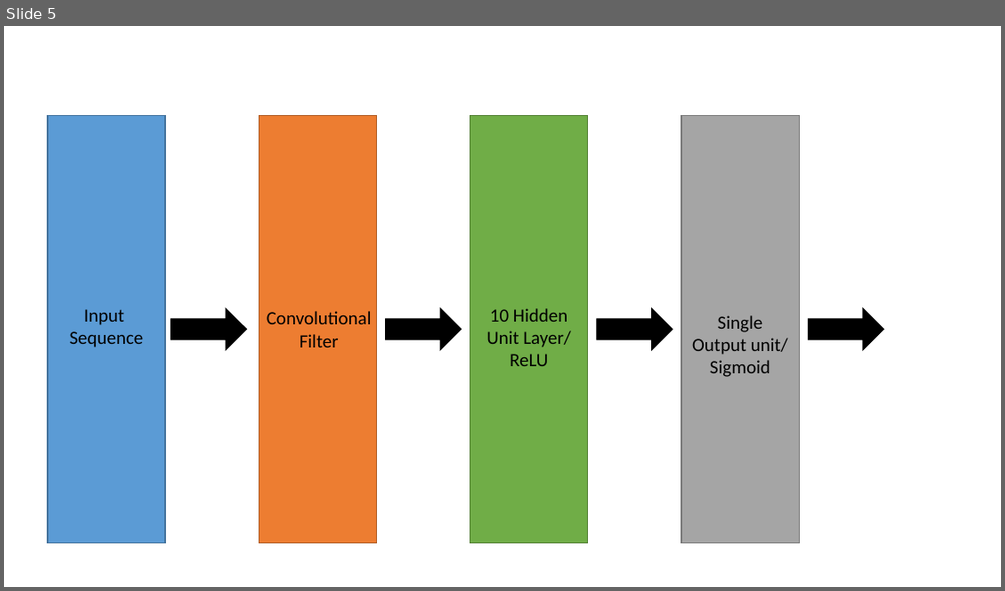
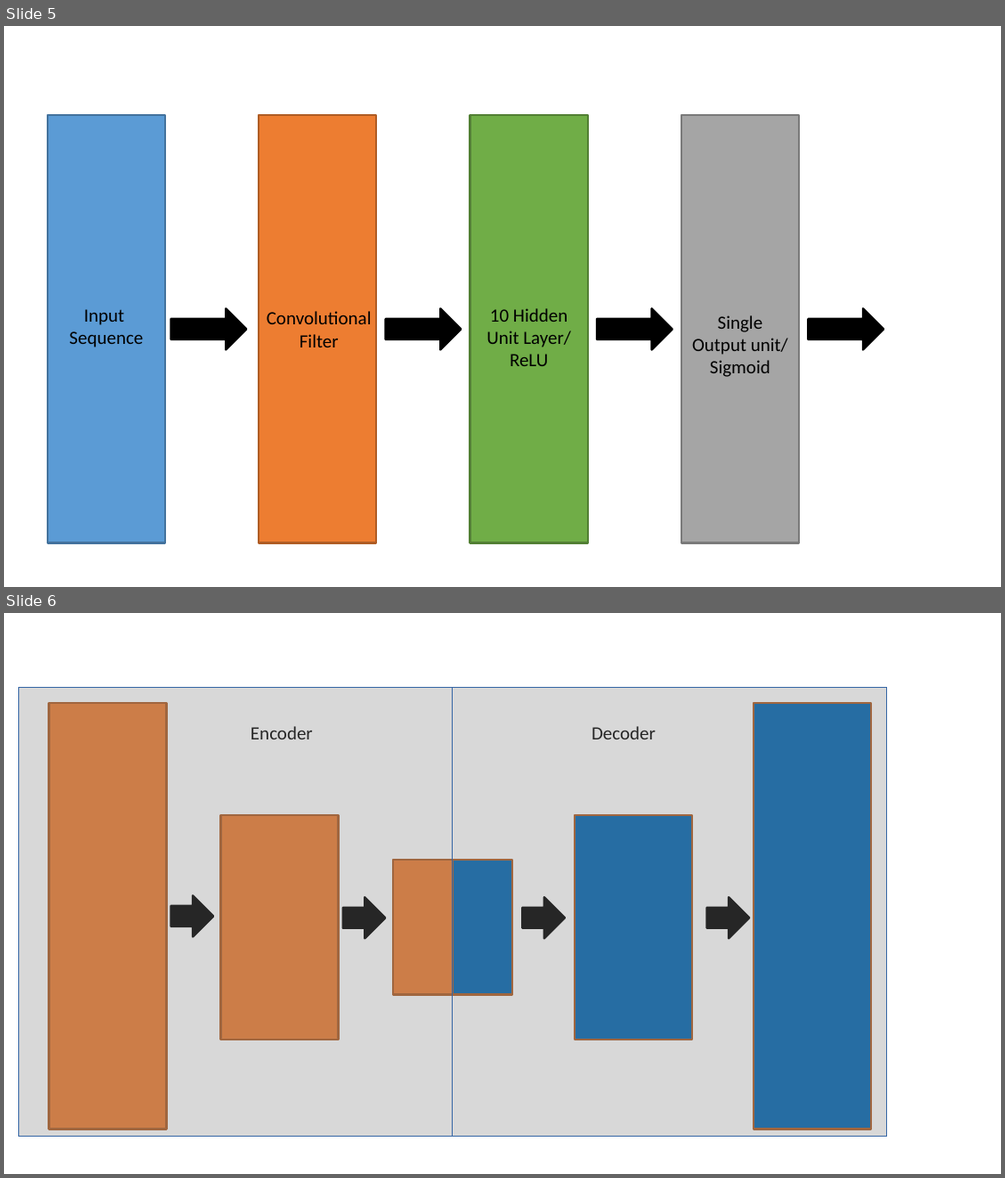
Before and after one commit to cmccurley/2019_08_Principe_Deep_Learning, a slide deck: Homework/Project01/Report/Images/architectures.pptx. Shown one above the other, each under a label of ours: slide 5 before the commit, slides 5 and 6 after it. The pictures are 1005x591 and 1005x1178 pixels, drawn with LibreOffice and Linux fonts; fonts in the diff are those of the drawing. Boxes give left, top, right and bottom in pixels: in the first picture for what was removed or moved away, otherwise in the second. Text is boxed around its words. In the diff, an @@ line names an element or a change of style, - is before the commit and + after.

```diff
--- a/Homework/Project01/Report/Images/architectures.pptx
+++ b/Homework/Project01/Report/Images/architectures.pptx
@@ slide 6 added at [4, 613, 1001, 1174], background #FFFFFF @@
@@ rectangle added at [19, 688, 453, 1136], fill #808080 at 30% opacity, outline #3465A4 0.75 pt @@
@@ rectangle added at [453, 688, 886, 1136], fill #808080 at 30% opacity, outline #3465A4 0.75 pt @@
@@ rectangle added at [48, 703, 166, 1129], fill #ED7D31, outline #AF5C24 2 pt @@
@@ rectangle added at [754, 703, 872, 1129], fill #0066B3, outline #AF5C24 2 pt @@
@@ text added at [251, 726, 313, 739], 18 pt, text #000000 @@
+Encoder
@@ text added at [591, 726, 655, 739], 18 pt, text #000000 @@
+Decoder
@@ rectangle added at [221, 815, 339, 1039], fill #ED7D31, outline #AF5C24 2 pt @@
@@ rectangle added at [574, 815, 692, 1039], fill #0066B3, outline #AF5C24 2 pt @@
@@ rectangle added at [393, 860, 453, 995], fill #ED7D31, outline #AF5C24 2 pt @@
@@ rectangle added at [453, 860, 512, 995], fill #0066B3, outline #AF5C24 2 pt @@
@@ right arrow added at [170, 896, 213, 937], fill #000000, outline #000000 2 pt @@
@@ right arrow added at [343, 897, 386, 938], fill #000000, outline #000000 2 pt @@
@@ right arrow added at [522, 897, 565, 938], fill #000000, outline #000000 2 pt @@
@@ right arrow added at [707, 897, 750, 938], fill #000000, outline #000000 2 pt @@
```
Also in this commit, not shown: 3 other slides changed, 1 other slide added, 1 slide removed, 9 other files.
